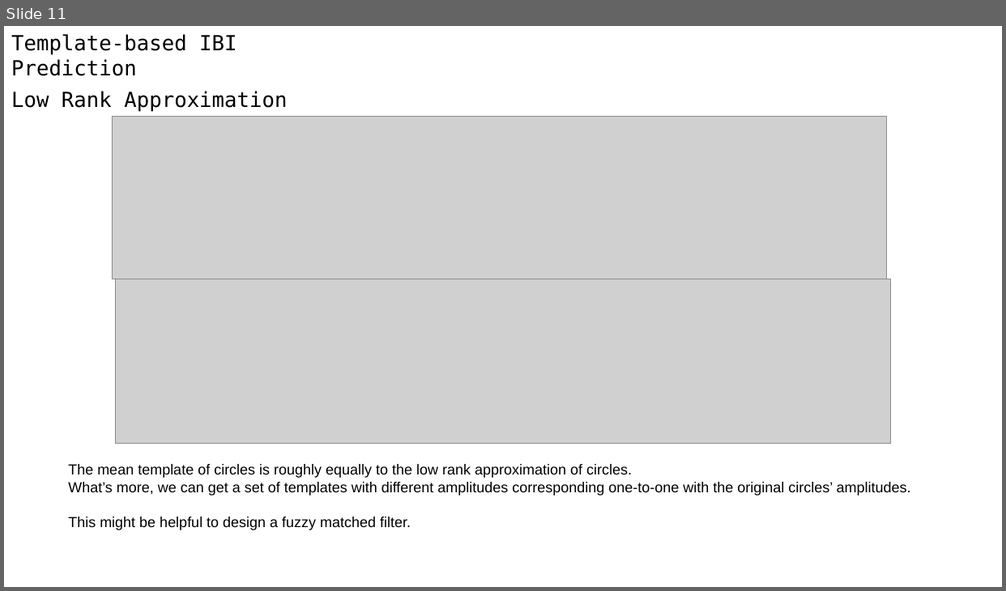
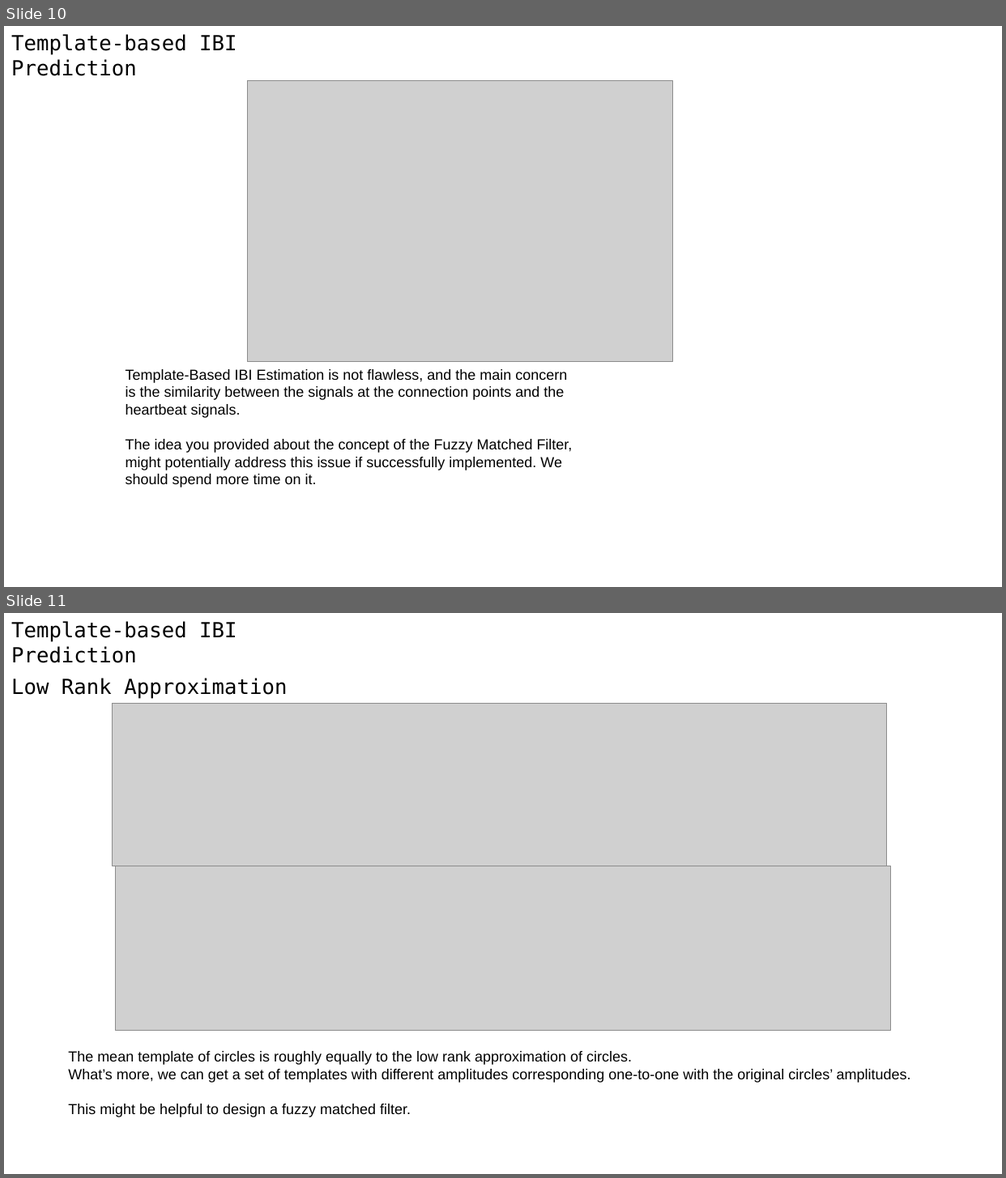
Before and after one commit to A-Big-Tortoise/Presentation, a slide deck: Presentation_0129_JiayuChen.pptx. Shown one above the other, each under a label of ours: slide 11 before the commit, slides 10 and 11 after it. The pictures are 1006x591 and 1006x1178 pixels, drawn with LibreOffice and Linux fonts; fonts in the diff are those of the drawing; grey boxes stand for pictures. Boxes give left, top, right and bottom in pixels: in the first picture for what was removed or moved away, otherwise in the second. Text is boxed around its words. In the diff, an @@ line names an element or a change of style, - is before the commit and + after.

```diff
--- a/Presentation_0129_JiayuChen.pptx
+++ b/Presentation_0129_JiayuChen.pptx
@@ slide 10 added at <box>4,26,1002,587</box>, background #FFFFFF @@
@@ text added at <box>11,34,236,76</box>, 20 pt, text #000000 @@
+      Template-based IBI Prediction
@@ picture added at <box>247,80,672,362</box> @@
@@ text added at <box>126,369,573,488</box>, 14 pt, text #000000 @@
+Template-Based IBI Estimation is not flawless, and the main concern is the similarity between the signals at the connection points and the heartbeat signals.
+The idea you provided about the concept of the Fuzzy Matched Filter, might potentially address this issue if successfully implemented. We should spend more time on it.
```
Also in this commit, not shown: 6 slides changed, 1 other slide added, 2 slides removed.
